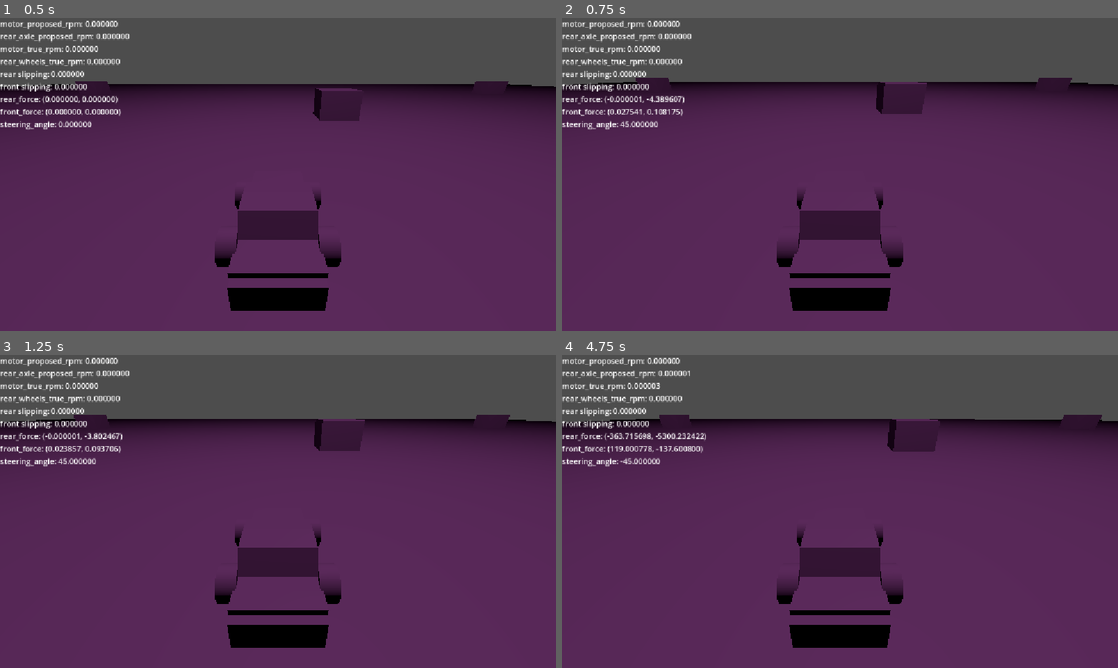
Above: before the commit, frames 1-4 (two rows, left to right).
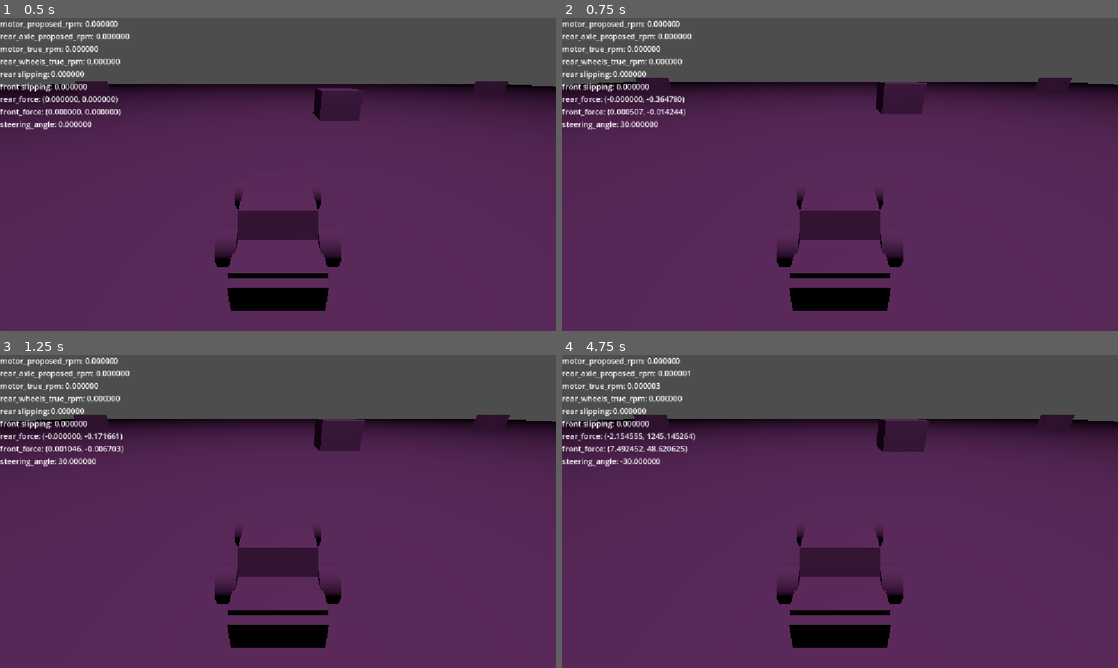
Above: after the commit, the same moments.

Repository: FlameFreezer/170.3
Game: Godot game, scene res://scenes/drive_test_chamber.tscn
The game is run twice, just before and just after one commit, with the same random seed, the same clock (stepped at 60 frames per second) and the same inputs. This scene is started directly instead of the project's main scene.
Inputs:
- Up to frame 1 (0.5 s): no input
- Up to frame 2 (0.75 s): hold D (steer right) from 0.53 s (still down); hold Shift (clutch) from 0.53 s (still down)
- Up to frame 3 (1.25 s): keep holding D (steer right); keep holding Shift (clutch)
- Up to frame 4 (4.75 s): tap Enter at 1.25 s; release D (steer right) at 1.28 s; release Shift (clutch) at 1.28 s; hold Q (downshift) 1.28-2.03 s; tap W (throttle) at 1.35, 2.85, 4.35 s; tap Space (handbrake) at 2 s; hold D (steer right) 2.03-2.78 s; hold Shift (clutch) 2.03-2.78 s; hold E (upshift) 2.78-3.53 s; hold Shift (clutch) 3.53-4.28 s; hold A (steer left) from 3.53 s (still down)

Frame 1 is identical in both runs. In frame 2, 0.2% of the frame differs, in the area x 10-23%, y 24-35%; in frame 3, 0.2%; in frame 4, 1.2%, in the area x 1-100%, y 19-35%.

Commit message:
New front axle implementation. Front and rear wheels now get velocity inputs from the correct positions

Diff:
--- a/Scripts/Car/chassis.gd
+++ b/Scripts/Car/chassis.gd
@@ -25,14 +25,14 @@
 # Wheel tuning variables
 @export_category("Steering Wheel variables")
 @export var front_wheel_offset: float = 1.5 # Z position of front wheels relative to center of chassis
-@export var front_wheels_static_friction: float = 1.2
-@export var front_wheels_kinetic_friction: float = 0.8
-@export var max_steering_angle: float = 45
+@export var front_wheels_static_friction: float = 2
+@export var front_wheels_kinetic_friction: float = 1.2
+@export var max_steering_angle: float = 30
 
 @export_category("Drive Wheel variables")
 @export var rear_wheel_offset: float = -1.5 # Z position of rear wheels relative to center of chassis
-@export var rear_wheels_static_friction: float = 1.2
-@export var rear_wheels_kinetic_friction: float = 0.8
+@export var rear_wheels_static_friction: float = 2
+@export var rear_wheels_kinetic_friction: float = 1.2
 @export var kinetic_friction_acceleration_factor: float = 0.5
 @export var wheel_mass: float = 50 # In kilograms; roughly 3400lb
 @export var wheel_diameter: float = 0.5 # In meters
@@ -45,12 +45,26 @@
 var clutch_input: int
 var shifter_input: int
 
+# position storage variables
+@onready var front_axle_pos: Node3D = $"1703FrontAxlePos"
+var front_axle_last_position: Vector3
+@onready var rear_axle_pos: Node3D = $"1703RearAxlePos"
+var rear_axle_last_position: Vector3
+
+# debug
+var elapsed_time: float
+
 # Initialize everything using the tuning variables
 func _ready() -> void:
 	rear_axle = RearAxle.new(mass, front_wheel_offset, rear_wheel_offset, rear_wheels_static_friction, rear_wheels_kinetic_friction, kinetic_friction_acceleration_factor, wheel_mass, wheel_diameter, drag_factor, handbrake_strength, starting_rpm)
 	front_axle = FrontWheels.new(mass, front_wheel_offset, rear_wheel_offset, front_wheels_static_friction, front_wheels_kinetic_friction, max_steering_angle, 0)
 	motor = Motor.new(redline_rpm, flywheel_weight, cylinder_volume, starting_rpm)
 	transmission = Transmission.new(gear_ratios, clutch_response_time, starting_gear_ratio_index)
+	elapsed_time = 0
+	$"1703FrontAxlePos".position = Vector3(0, 0, front_wheel_offset)
+	front_axle_last_position = $"1703FrontAxlePos".global_position
+	$"1703RearAxlePos".position = Vector3(0, 0, rear_wheel_offset)
+	rear_axle_last_position = $"1703RearAxlePos".global_position
 
 func _process(delta: float) -> void:
 	throttle_input = Input.is_action_pressed("throttle") as int
@@ -59,6 +73,7 @@
 	if (shifter_input == 0):
 		shifter_input = (Input.is_action_just_pressed("upshift") as int) - (Input.is_action_just_pressed("downshift") as int)
 	clutch_input = Input.is_action_pressed("clutch") as int
+	elapsed_time += delta
 
 ## Uses Godot's physics engine to apply forces calculated by our physics engine
 func _physics_process(delta: float) -> void:
@@ -72,16 +87,24 @@
 	transmission.transmit_energy(motor_proposed_rpm, rear_axle_proposed_rpm, motor, rear_axle)
 
 
-	var current_velocity = utils.get_vector2(linear_velocity)
+	var front_axle_velocity = utils.get_vector2(front_axle_pos.global_position - front_axle_last_position)
+	var rear_axle_velocity = utils.get_vector2(rear_axle_pos.global_position - rear_axle_last_position)
 	var current_direction = utils.get_vector2(transform.basis * Vector3.FORWARD)
-	var rear_force = rear_axle.get_force_output(current_velocity, current_direction, delta)
-	var front_force = front_axle.get_force_output(current_velocity, current_direction, delta)
+	var rear_force = rear_axle.get_force_output(rear_axle_velocity, current_direction, delta)
+	var front_force = front_axle.get_force_output(front_axle_velocity, current_direction, delta)
 	var hud_string := "motor_proposed_rpm: %f\nrear_axle_proposed_rpm: %f\nmotor_true_rpm: %f\nrear_wheels_true_rpm: %f\nr …(279 unchanged characters)…
 	update_values.emit(hud_string)
 	apply_force(Vector3(front_force.x, 0, front_force.y), Vector3(0, 0, front_wheel_offset))
 	apply_force(Vector3(rear_force.x, 0, rear_force.y), Vector3(0, 0, rear_wheel_offset))
 
+	front_axle_last_position = front_axle_pos.global_position
+	rear_axle_last_position = rear_axle_pos.global_position
+
+	# apply_force(Vector3(elapsed_time * 100, 0, 0), Vector3(0, 0, 0))
+
 func _integrate_forces(state: PhysicsDirectBodyState3D) -> void:
 	var car_normal_vec: Vector3 = (state.transform.basis * Vector3.RIGHT).normalized()
 	if (state.linear_velocity.dot(car_normal_vec) < 0.0001):
 		state.linear_velocity -= car_normal_vec * state.linear_velocity.dot(car_normal_vec)
+	if (state.angular_velocity.y < 0.0001):
+		state.angular_velocity.y = 0
--- a/Scripts/Car/front_wheels.gd
+++ b/Scripts/Car/front_wheels.gd
@@ -42,45 +42,39 @@
 
 	# determine wheel angle in global space
 	var global_wheel_angle: float = car_direction.angle() + wheel_angle
+	var car_normal_vec: Vector2 = Vector2(cos(car_direction.angle() - PI / 2), sin(car_direction.angle() - PI / 2))
 	var wheel_normal_vec: Vector2 = Vector2(cos(global_wheel_angle - PI / 2), sin(global_wheel_angle - PI / 2)) # this will point to the right at steering angle 0
 
-	# get total force demand on front wheels
-	var slip_motion: Vector2 = wheel_normal_vec * (wheel_normal_vec.dot(car_motion))
+	# find cornering force demand
+	var cornering_motion: Vector2 = car_normal_vec * car_normal_vec.dot(car_motion)
+	var cornering_distance: float = cornering_motion.length()
+	var adjusted_cornering_demand: float = 2 * cornering_distance / pow(delta, 2)
+	adjusted_cornering_demand /= 1 + front_axle_distance_from_com / rear_axle_distance_from_com
+
+	# find steering force demand
+	var slip_motion: Vector2 = wheel_normal_vec * (car_motion - cornering_motion).dot(wheel_normal_vec)
 	var slip_distance: float = slip_motion.length()
 	var slip_demand: float = 2 * slip_distance / pow(delta, 2)
 
-	# determine whether force demands cause wheels to slide or not, and create friction force vector
-	if (!slipping && slip_demand > max_static_friction):
+	# set slip state
+	if (!slipping && slip_demand + adjusted_cornering_demand > max_static_friction):
 		slipping = true;
-	elif (slipping && slip_demand < max_kinetic_friction):
+	elif(slipping && slip_demand + adjusted_cornering_demand < max_kinetic_friction):
 		slipping = false;
 
-	# decompose force demand into two vectors
-	var car_normal_vec: Vector2 = Vector2(cos(car_direction.angle() + PI / 2), sin(car_direction.angle() + PI / 2))
+	# cap force outputs and build return vector
 
-	var cornering_motion: Vector2 = car_normal_vec * slip_motion.dot(car_normal_vec) # component of wheel load coming from cornering inertia
-	var cornering_distance: float = cornering_motion.length()
-	var cornering_demand: float = 2 * cornering_distance / pow(delta, 2)
-	cornering_demand /= 1 + front_axle_distance_from_com / rear_axle_distance_from_com # split cornering force between front and rear wheels
+	var out_steering_force: Vector2
+	if (slipping):
+		out_steering_force = slip_motion.normalized() * -1 * min(slip_demand, max_kinetic_friction)
+	else:
+		out_steering_force = slip_motion.normalized() * -1 * min(slip_demand, max_static_friction)
 
-	var steering_motion: Vector2 = wheel_normal_vec * slip_motion.dot(car_direction) / car_direction.length() # component of wheel load coming from steering angle
-	var steering_distance: float = steering_motion.length()
-	var steering_demand: float = 2 * steering_distance / pow(delta, 2)
+	var out_cornering_force: Vector2
+	if (slipping):
+		out_cornering_force = cornering_motion.normalized() * -1 * min(adjusted_cornering_demand, max_kinetic_friction - slip_demand)
+	else:
+		out_cornering_force = cornering_motion.normalized() * -1 * min(adjusted_cornering_demand, max_static_friction - slip_demand)
 
-	# create and return traction force vector
-	# steering force going first means wheels prioritize spinning the car over preventing sideways motion
-	var steering_output_vec: Vector2
-	if (slipping):
-		steering_output_vec = wheel_normal_vec.normalized() * -1 * min(max_kinetic_friction, steering_demand)
-	else:
-		steering_output_vec = wheel_normal_vec.normalized() * -1 * min(max_static_friction, steering_demand)
-
-	var cornering_output_vec: Vector2
-	if (slipping):
-		cornering_output_vec = cornering_motion.normalized() * -1 * min(max_kinetic_friction - steering_demand, cornering_demand)
-	else:
-		cornering_output_vec = cornering_motion.normalized() * -1 * min(max_static_friction - steering_demand, cornering_demand)
-
-	# return friction force vector
-	var return_vec: Vector2 = steering_output_vec + cornering_output_vec
+	var return_vec: Vector2 = out_steering_force + out_cornering_force
 	return return_vec
--- a/Scripts/Car/rear_axle.gd
+++ b/Scripts/Car/rear_axle.gd
@@ -91,7 +91,7 @@
 	var cornering_demand: float = 2 * slip_distance / pow(delta, 2)
 
 	# isolate the cornering force acting on the rear wheels
-	cornering_demand /= 1 + front_axle_distance_from_com / rear_axle_distance_from_com
+	cornering_demand /= 1 + rear_axle_distance_from_com / front_axle_distance_from_com
 
 	# handle slip state changes
 	if (!slipping && (acceleration_demand + cornering_demand) * chassis_mass > max_static_friction_force):
--- a/scenes/Prefabs/PHCar.tscn
+++ b/scenes/Prefabs/PHCar.tscn
@@ -2,7 +2,7 @@
 
 [ext_resource type="ArrayMesh" uid="uid://cqrgdna7whk3n" path="res://Assets/170_3_PH2_CarBody.obj" id="1_py02g"]
 [ext_resource type="ArrayMesh" uid="uid://85gi517fuxsg" path="res://Assets/170_3_PH_Tire.obj" id="2_8ty4o"]
-[ext_resource type="Script" uid="uid://ch58kxdecqotd" path="res://scripts/Car/chassis.gd" id="2_w70d6"]
+[ext_resource type="Script" uid="uid://ch58kxdecqotd" path="res://Scripts/Car/chassis.gd" id="2_w70d6"]
 [ext_resource type="Script" uid="uid://nfmh3d52fr6m" path="res://scenes/hud_txt.gd" id="4_0ixyv"]
 
 [sub_resource type="PhysicsMaterial" id="PhysicsMaterial_w70d6"]
@@ -54,3 +54,9 @@
 offset_bottom = 23.0
 script = ExtResource("4_0ixyv")
 car = NodePath("../..")
+
+[node name="1703RearAxlePos" type="Node3D" parent="." unique_id=1459796571]
+transform = Transform3D(1, 0, 0, 0, 1, 0, 0, 0, 1, 0, 0, 1.5)
+
+[node name="1703FrontAxlePos" type="Node3D" parent="." unique_id=1011277626]
+transform = Transform3D(1, 0, 0, 0, 1, 0, 0, 0, 1, 0, 0, -1.5)
